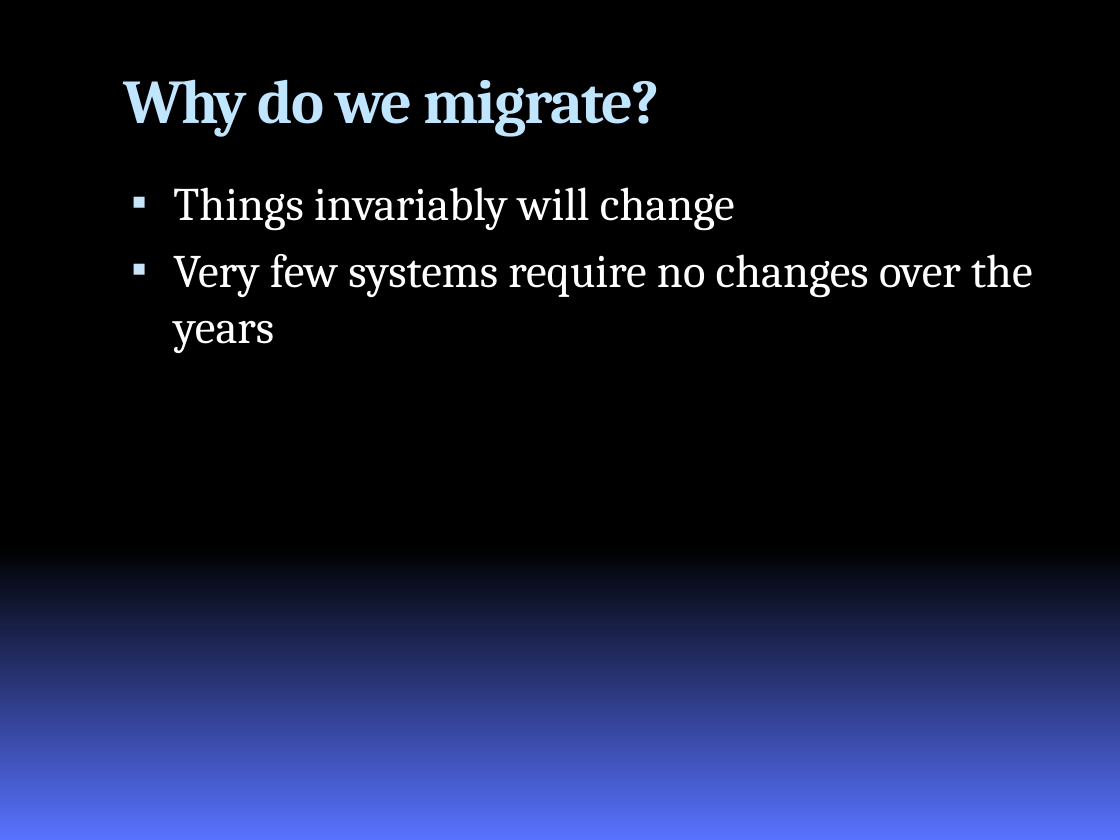
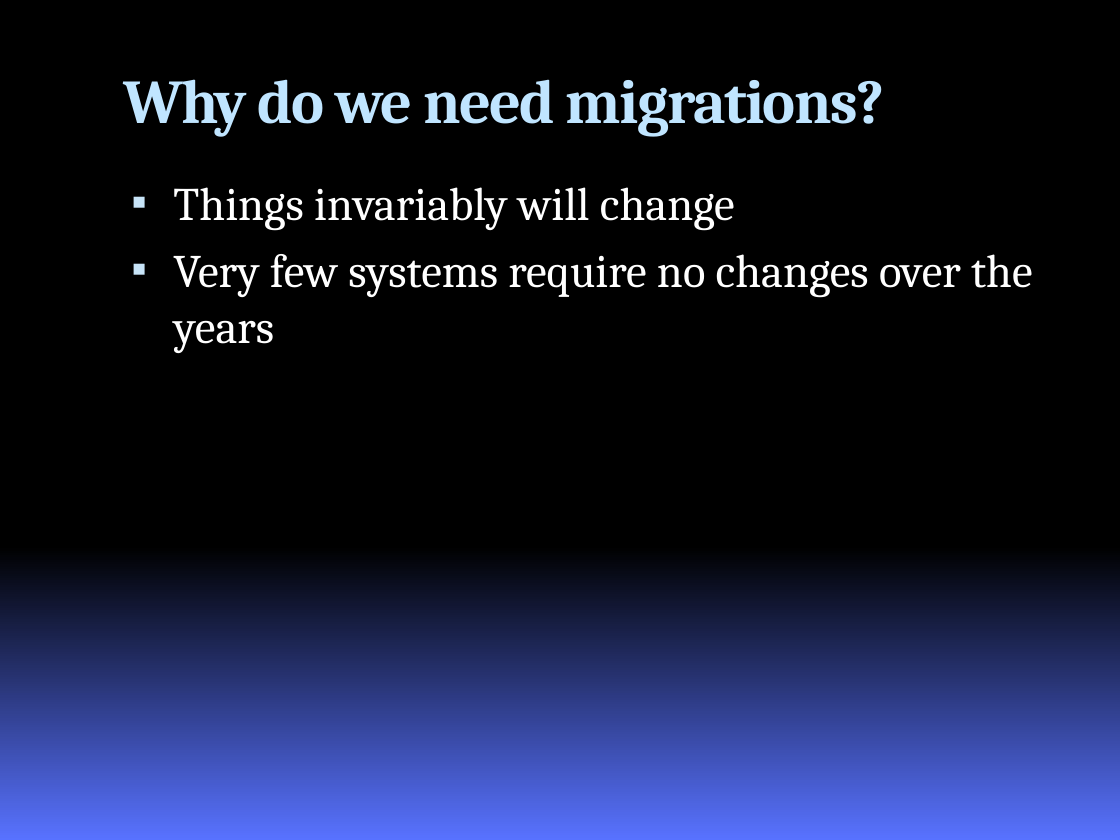
Before and after one commit to chucknorris/roundhouse, a slide deck: slide 4 of docs/RoundhousEPresentation.pptx. Drawn at 1120x840 pixels with LibreOffice and Linux fonts; fonts in the diff are those of the drawing; background and template pictures are left out. Boxes give left, top, right and bottom in pixels: in the first picture for what was removed or moved away, otherwise in the second. Text is boxed around its words. In the diff, an @@ line names an element or a change of style, - is before the commit and + after.

Commit message:
Scripts_run_table no longer has a version_id, but a version number and a repository path. This way you know where to look in your repository when a transactional migration fails. RH / redgate differencing is roughed in...yes folks, differencing. Connection should be initialized first before asking if database supports ddl transactions. Moving supports transactions to the SqlScripts. Adding a RunAllAnyTimeScripts switch to allow for always running the anytime scripts, regardless of changes (issue 42). redirecting the references for castle DefaultDatabase throws an error when following actions fail: delete_database_if_it_exists, insert_script_run, get_current_script_hash, get_version, insert_script_run_error updating samples for change from noninteractive to silent Oracle always uppercases it's user names. This way the database can be dropped when cased differently. (f.e when using a windows username as part of the database name) updating ilmerge post build items to point to the right computer and path updating presentations

```diff
--- a/docs/RoundhousEPresentation.pptx
+++ b/docs/RoundhousEPresentation.pptx
@@ title at (123, 79, 885, 137): text changed @@
-Why do we migrate?
+Why do we need migrations?
```
Also in this commit, not shown: 3 other slides changed, 5 slides added, 1 slide removed, 45 other files.
